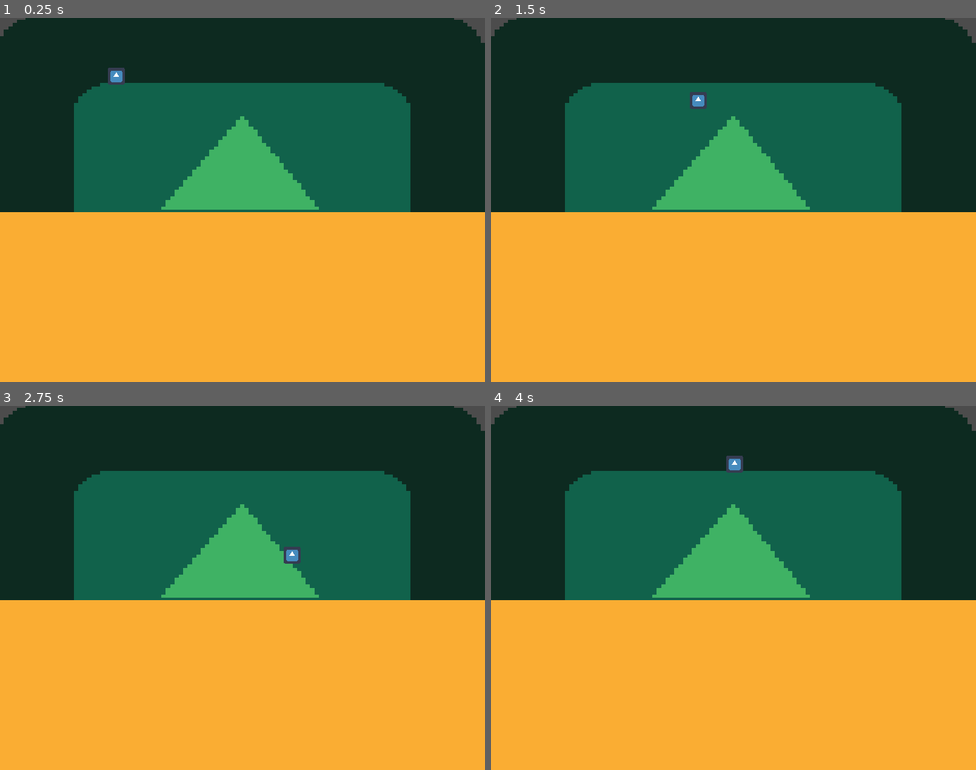
Above: before the commit, frames 1-4 (two rows, left to right).
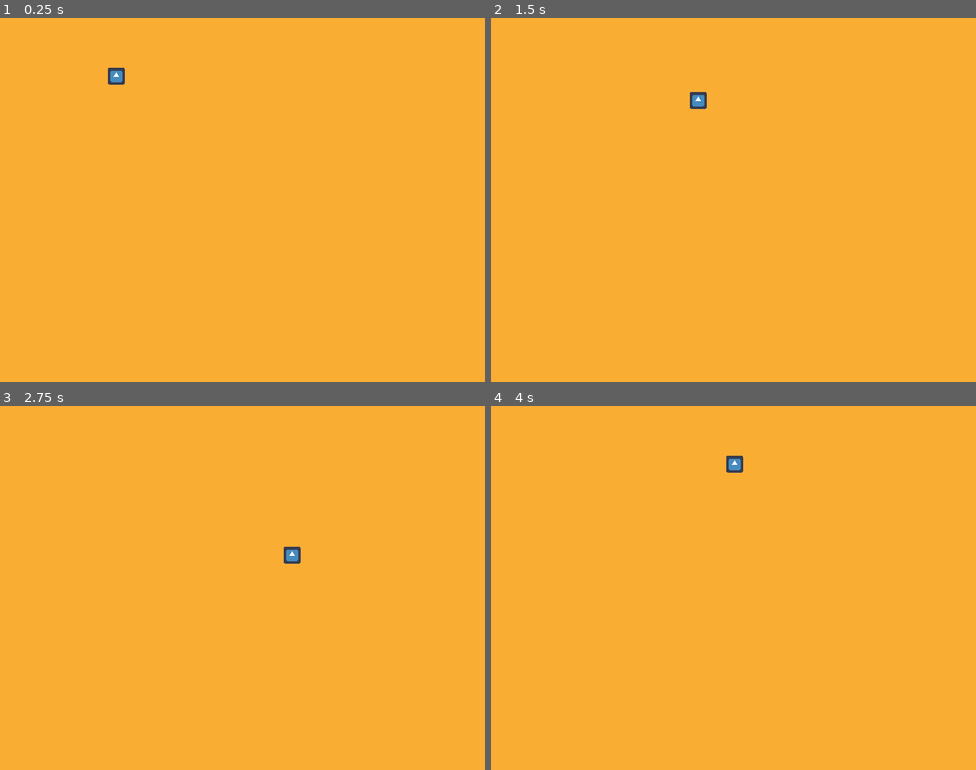
Above: after the commit, the same moments.

Repository: site12/LudumDare46
Game: Godot game, scene res://player/world.tscn
Two runs of this game, one before a commit and one after it. Both use one fixed random seed, a clock stepped at 60 frames per second and the inputs below. The engine's default icon, where the game draws it, is replaced by a stand-in: a white triangle on a blue panel in a dark square.
Inputs:
- Up to frame 1 (0.25 s): no input
- Up to frame 2 (1.5 s): tap Enter at 0.5 s; hold D (right) 0.53-1.28 s; tap Space (ui_select) at 0.77 s; hold S (down) from 1.28 s (still down)
- Up to frame 3 (2.75 s): tap Space (ui_select) at 1.52 s; release S (down) at 2.03 s; hold D (right) from 2.03 s (still down)
- Up to frame 4 (4 s): release D (right) at 2.78 s; hold W (up) 2.78-3.53 s; tap Space (ui_select) at 3.02, 3.77 s; hold A (left) from 3.53 s (still down)

The runs differ from the first frame. In frame 1, 53% of the frame differs, in the area x 0-100%, y 0-54%; in frame 2, 53%; in frame 3, 53%; in frame 4, 53%.

Commit message:
STUMP

Diff:
--- /dev/null
+++ b/dungen/Rooms/stumptile.tscn
@@ -0,0 +1,16 @@
+[gd_scene load_steps=3 format=2]
+
+[ext_resource path="res://tiles/shitstump.png" type="Texture" id=1]
+
+[sub_resource type="RectangleShape2D" id=1]
+extents = Vector2( 48, 32 )
+
+[node name="floortile" type="Node2D"]
+
+[node name="Sprite" type="Sprite" parent="."]
+position = Vector2( 0, -32 )
+texture = ExtResource( 1 )
+
+[node name="CollisionShape2D" type="CollisionShape2D" parent="."]
+scale = Vector2( 1.15, 1.2 )
+shape = SubResource( 1 )
--- a/player/world.tscn
+++ b/player/world.tscn
@@ -12,8 +12,7 @@
 scale = Vector2( 7.21429, 5.5 )
 texture = ExtResource( 1 )
 
+[node name="ROOM" parent="." instance=ExtResource( 3 )]
+
 [node name="KinematicBody2D" parent="." instance=ExtResource( 2 )]
 position = Vector2( 192, 96 )
-
-[node name="ROOM" parent="." instance=ExtResource( 3 )]
-position = Vector2( 0, 384 )
Not shown, added: tiles/shitstump.png.import
